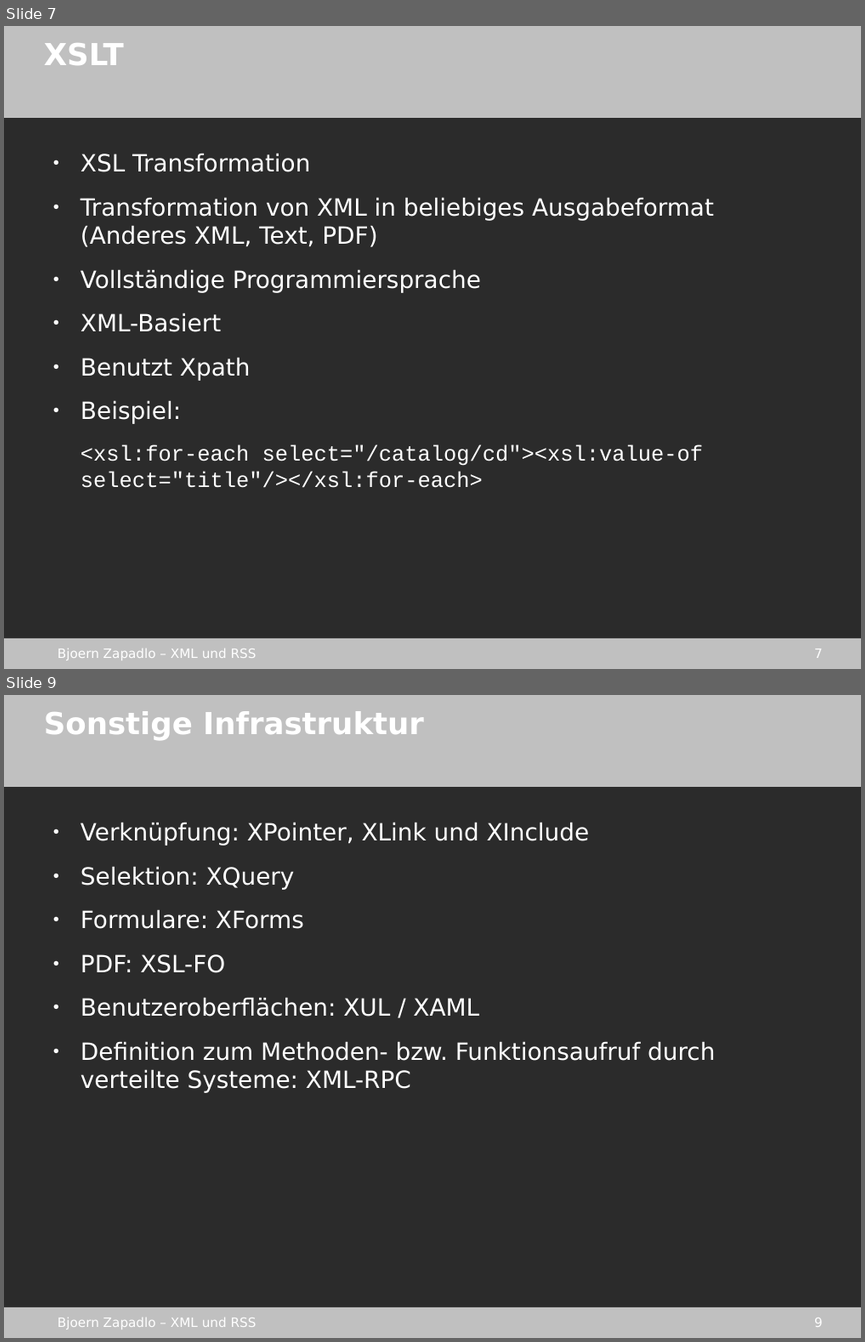
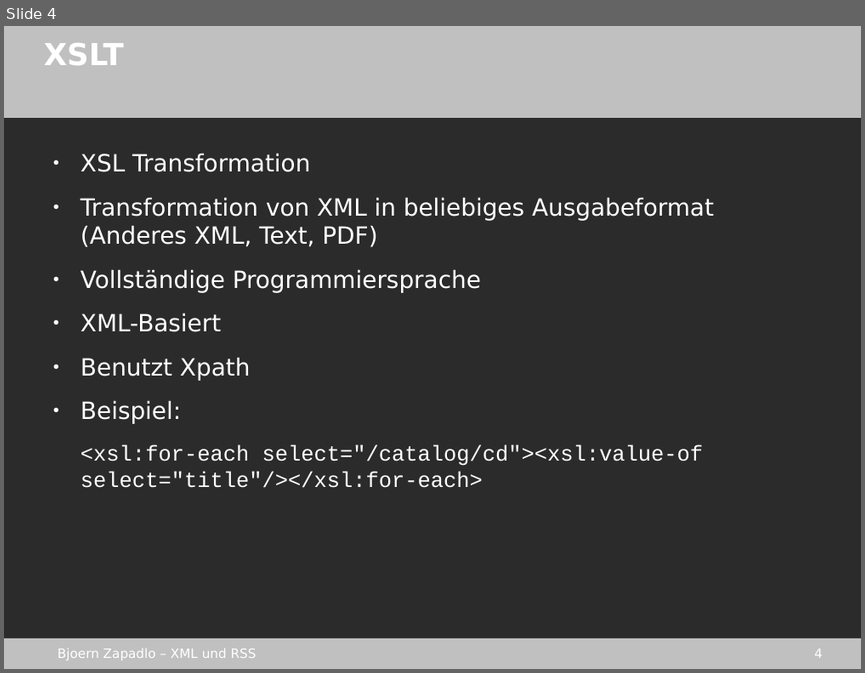
Before and after one commit to gmb2012/sae-xml_rss, a slide deck: stuff/xml_rss.odp. Shown one above the other, each under a label of ours: slides 7 and 9 before the commit, slide 4 after it; the slides between them are not shown. The pictures are 865x1342 and 865x673 pixels, drawn with LibreOffice and Linux fonts; fonts in the diff are those of the drawing; background and template pictures are left out; a plain dark background stands for a picture behind light text. Boxes give left, top, right and bottom in pixels: in the first picture for what was removed or moved away, otherwise in the second. Text is boxed around its words. In the diff, an @@ line names an element or a change of style, - is before the commit and + after.

```diff
--- a/stuff/xml_rss.odp
+++ b/stuff/xml_rss.odp
@@ slide 9 removed at [4, 695, 861, 1338], background picture (left out); not listed: 4 template elements that a slide beside it also shows @@
@@ title removed at [44, 711, 424, 740] @@
-Sonstige Infrastruktur
@@ text removed at [80, 822, 715, 1093] @@
-● Verknüpfung: XPointer, XLink und XInclude
-● Selektion: XQuery
-● Formulare: XForms
-● PDF: XSL-FO
-● Benutzeroberflächen: XUL / XAML
-● Definition zum Methoden- bzw. Funktionsaufruf durch verteilte Systeme: XML-RPC
@@ what was slide 7 is now slide 4 @@
@@ page number at [814, 648, 823, 658]: text changed @@
-7
+4
```
Also in this commit, not shown: 13 other slides removed, 14 other files.
